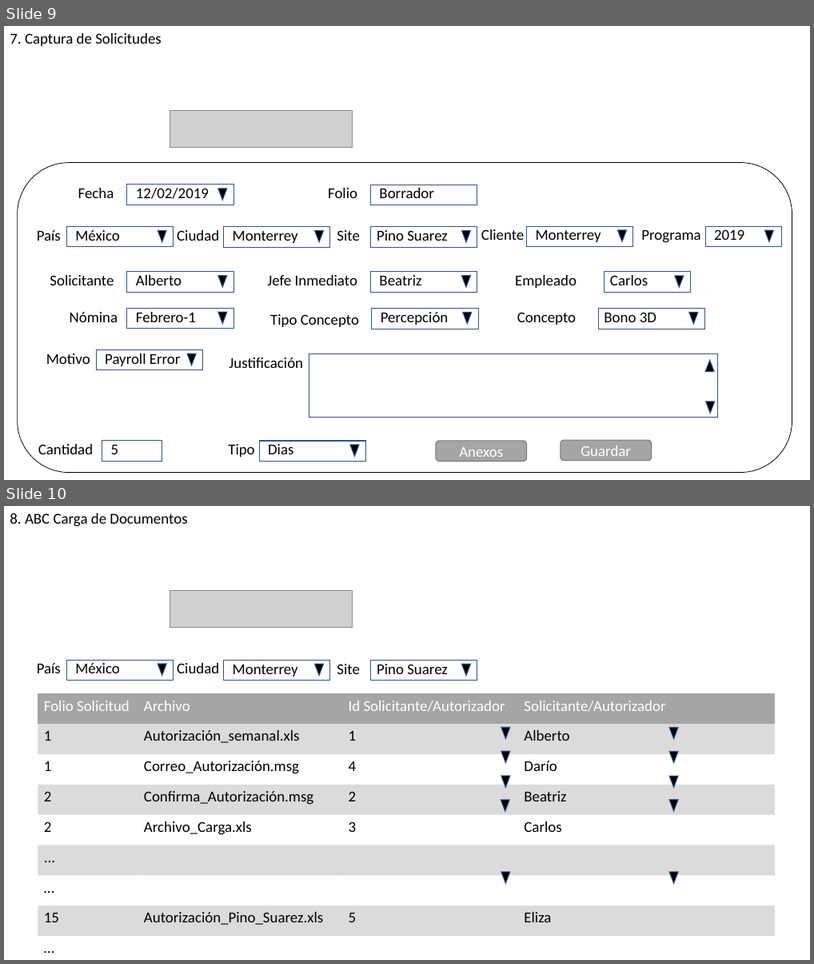
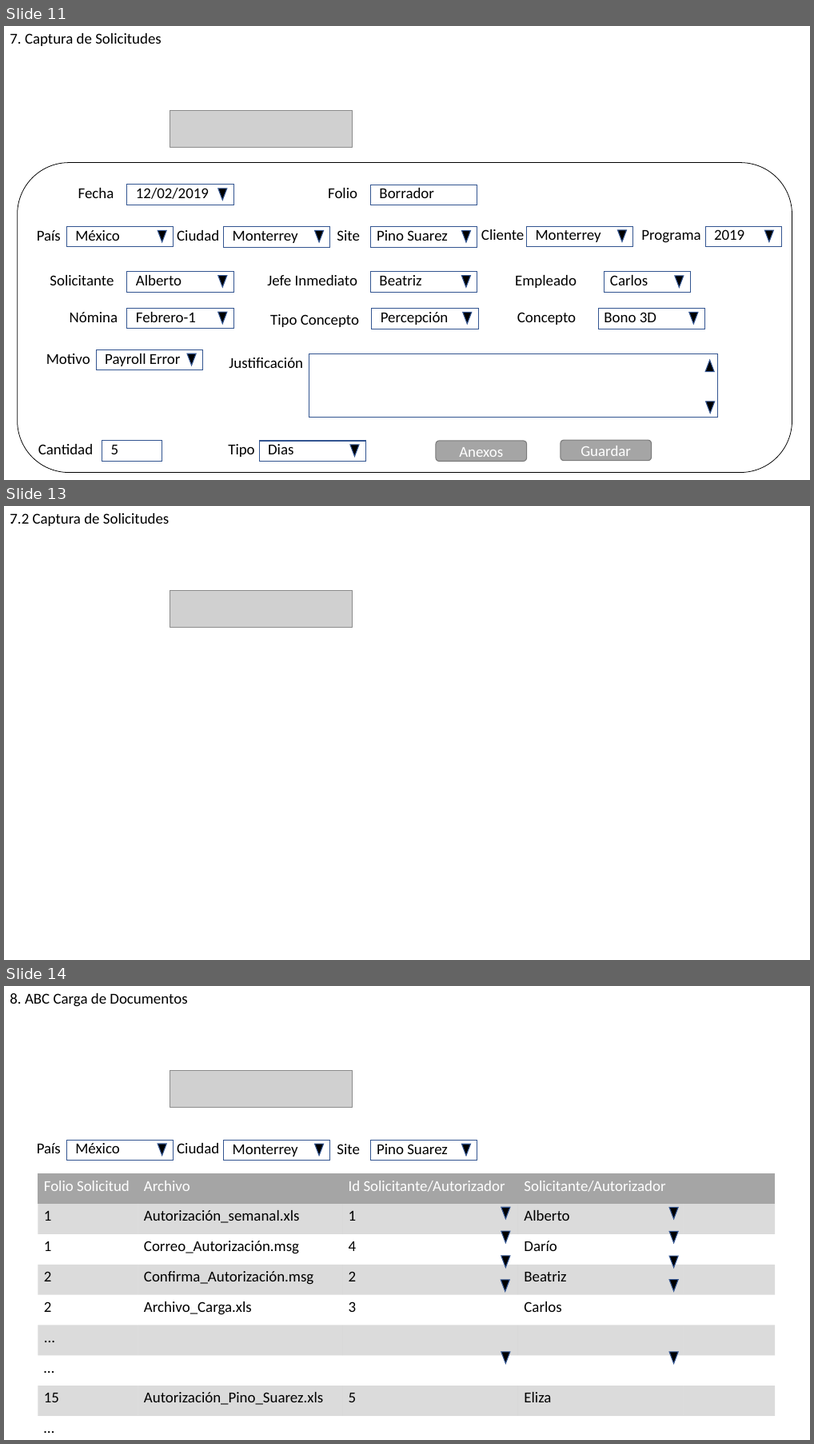
Before and after one commit to jas12345/ASN, a slide deck: Documentos/Prototipos ASN.odp. Shown one above the other, each under a label of ours: slides 9 and 10 before the commit, slides 11, 13 and 14 after it; the slides between them are not shown. The pictures are 814x964 and 814x1444 pixels, drawn with LibreOffice and Linux fonts; fonts in the diff are those of the drawing; grey boxes stand for pictures. Boxes give left, top, right and bottom in pixels: in the first picture for what was removed or moved away, otherwise in the second. Text is boxed around its words. In the diff, an @@ line names an element or a change of style, - is before the commit and + after.

```diff
--- a/Documentos/Prototipos ASN.odp
+++ b/Documentos/Prototipos ASN.odp
@@ slide 13 added at (4, 506, 810, 960), background #FFFFFF @@
@@ text added at (4, 506, 306, 530), 18 pt, text #000000 @@
+.
@@ text added at (10, 513, 169, 526), 18 pt, text #000000 @@
+7.2 Captura de Solicitudes
@@ picture added at (170, 590, 353, 626) @@
@@ what was slide 9 is now slide 11 @@
@@ what was slide 10 is now slide 14 @@
```
Also in this commit, not shown: 2 slides changed, 4 other slides added, 6 other files.
